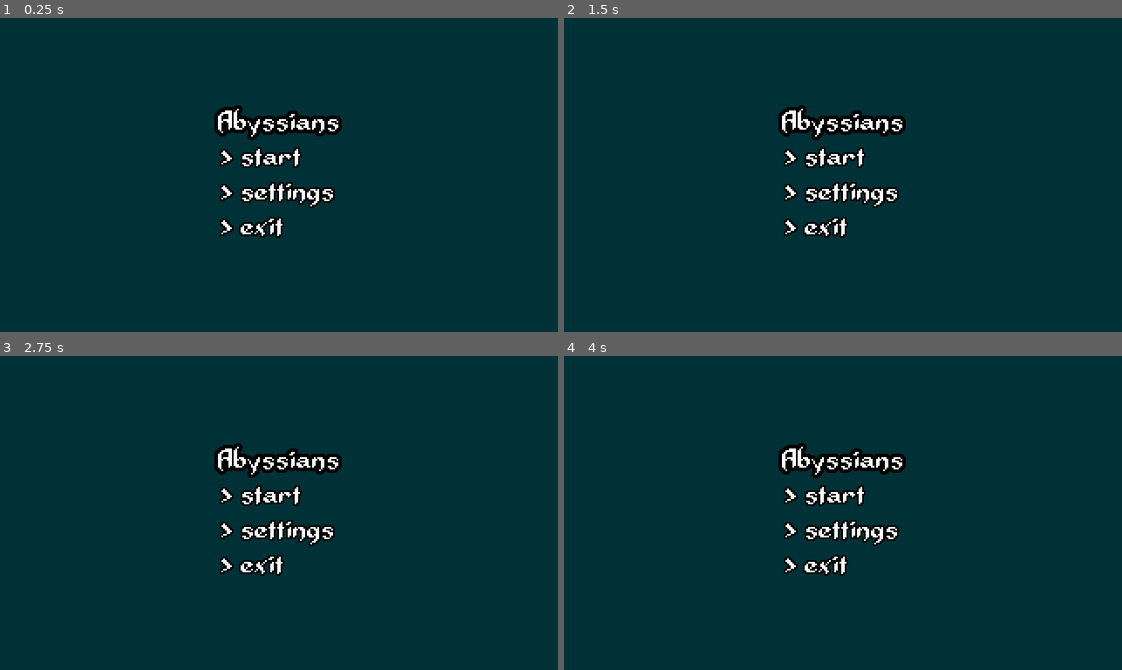
Above: before the commit, frames 1-4 (two rows, left to right).
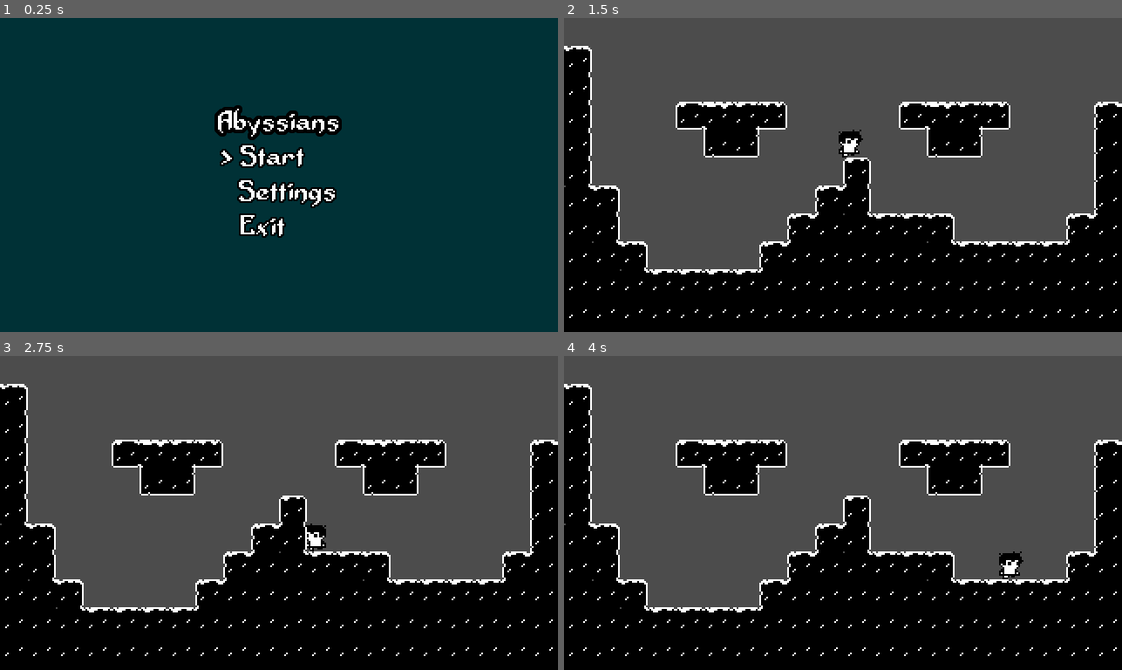
Above: after the commit, the same moments.

Repository: OortCloud42/abyssians
Game: Godot game, scene res://UI.tscn
Two runs of this game, one before a commit and one after it. Both use one fixed random seed, a clock stepped at 60 frames per second and the inputs below. This scene is started directly instead of the project's main scene.
Inputs:
- Up to frame 1 (0.25 s): no input
- Up to frame 2 (1.5 s): tap Enter (ui_accept) at 0.5, 0.6, 0.77, 1.07, 1.35 s; hold Right (ui_right) from 0.53 s (still down)
- Up to frame 3 (2.75 s): tap Enter (ui_accept) at 1.52, 1.82, 2.1 s; release Right (ui_right) at 2.03 s; hold Left (ui_left) from 2.03 s (still down)
- Up to frame 4 (4 s): release Left (ui_left) at 2.78 s; hold Right (ui_right) from 2.78 s (still down); tap Enter (ui_accept) at 2.85, 3.02, 3.32, 3.6, 3.77 s

The runs differ from the first frame. In frame 1, 1.6% of the frame differs, in the area x 39-61%, y 40-70%; in frame 2, 99%; in frame 3, 99%; in frame 4, 99%, in the area x 0-100%, y 0-100%.

Commit message:
Added backend for main menu

Diff:
--- /dev/null
+++ b/src/UI.gd
@@ -0,0 +1,45 @@
+extends Control
+
+const world = preload("res://World.tscn")
+
+onready var selector_start = $MainMenu/CenterContainer/VBoxContainer/CenterContainer2/VBoxContainer/CenterContainer/HBoxContainer/selector
+onready var selector_settings = $MainMenu/CenterContainer/VBoxContainer/CenterContainer2/VBoxContainer/CenterContainer2/HBoxContainer/selector
+onready var selector_exit = $MainMenu/CenterContainer/VBoxContainer/CenterContainer2/VBoxContainer/CenterContainer3/HBoxContainer/selector
+
+func _ready():
+	set_current_selection(0)
+
+func _process(delta):
+	if Input.is_action_just_pressed("ui_down") and current_selection < 2:
+		current_selection += 1
+		set_current_selection(current_selection)
+	if Input.is_action_just_pressed("ui_up") and current_selection > 0:
+		current_selection -= 1
+		set_current_selection(current_selection)
+
+	if Input.is_action_just_pressed("ui_accept"):
+		handle_selection(current_selection)
+
+func handle_selection(_current_selection):
+	match _current_selection:
+		0:
+			get_parent().add_child(world.instance())
+			queue_free()
+		1:
+			print("")
+		2:
+			get_tree().quit()
+
+var current_selection = 0
+
+func set_current_selection(_current_selection):
+	selector_start.text = ""
+	selector_settings.text = ""
+	selector_exit.text = ""
+	match _current_selection:
+		0:
+			selector_start.text = ">"
+		1:
+			selector_settings.text = ">"
+		2:
+			selector_exit.text = ">"
--- a/src/UI.tscn
+++ b/src/UI.tscn
@@ -1,6 +1,7 @@
-[gd_scene load_steps=4 format=2]
+[gd_scene load_steps=5 format=2]
 
 [ext_resource path="res://Adventurer.ttf" type="DynamicFontData" id=1]
+[ext_resource path="res://UI.gd" type="Script" id=2]
 
 [sub_resource type="DynamicFont" id=1]
 outline_size = 2
@@ -15,6 +16,7 @@
 [node name="Control" type="Control"]
 anchor_right = 1.0
 anchor_bottom = 1.0
+script = ExtResource( 2 )
 __meta__ = {
 "_edit_use_anchors_": false
 }
@@ -72,16 +74,17 @@
 }
 
 [node name="VBoxContainer" type="VBoxContainer" parent="MainMenu/CenterContainer/VBoxContainer/CenterContainer2"]
-margin_left = 2.0
-margin_right = 67.0
+margin_left = 1.0
+margin_right = 68.0
 margin_bottom = 56.0
 
 [node name="CenterContainer" type="CenterContainer" parent="MainMenu/CenterContainer/VBoxContainer/CenterContainer2/VBoxContainer"]
-margin_right = 65.0
+margin_right = 67.0
 margin_bottom = 16.0
 
 [node name="HBoxContainer" type="HBoxContainer" parent="MainMenu/CenterContainer/VBoxContainer/CenterContainer2/VBoxContainer/CenterContainer"]
-margin_right = 65.0
+margin_left = 1.0
+margin_right = 66.0
 margin_bottom = 16.0
 
 [node name="selector" type="Label" parent="MainMenu/CenterContainer/VBoxContainer/CenterContainer2/VBoxContainer/CenterContainer/HBoxContainer"]
@@ -97,15 +100,15 @@
 margin_bottom = 16.0
 rect_min_size = Vector2( 54, 0 )
 custom_fonts/font = SubResource( 2 )
-text = "start"
+text = "Start"
 
 [node name="CenterContainer2" type="CenterContainer" parent="MainMenu/CenterContainer/VBoxContainer/CenterContainer2/VBoxContainer"]
 margin_top = 20.0
-margin_right = 65.0
+margin_right = 67.0
 margin_bottom = 36.0
 
 [node name="HBoxContainer" type="HBoxContainer" parent="MainMenu/CenterContainer/VBoxContainer/CenterContainer2/VBoxContainer/CenterContainer2"]
-margin_right = 65.0
+margin_right = 67.0
 margin_bottom = 16.0
 
 [node name="selector" type="Label" parent="MainMenu/CenterContainer/VBoxContainer/CenterContainer2/VBoxContainer/CenterContainer2/HBoxContainer"]
@@ -117,18 +120,19 @@
 
 [node name="option" type="Label" parent="MainMenu/CenterContainer/VBoxContainer/CenterContainer2/VBoxContainer/CenterContainer2/HBoxContainer"]
 margin_left = 11.0
-margin_right = 65.0
+margin_right = 67.0
 margin_bottom = 16.0
 custom_fonts/font = SubResource( 2 )
-text = "settings"
+text = "Settings"
 
 [node name="CenterContainer3" type="CenterContainer" parent="MainMenu/CenterContainer/VBoxContainer/CenterContainer2/VBoxContainer"]
 margin_top = 40.0
-margin_right = 65.0
+margin_right = 67.0
 margin_bottom = 56.0
 
 [node name="HBoxContainer" type="HBoxContainer" parent="MainMenu/CenterContainer/VBoxContainer/CenterContainer2/VBoxContainer/CenterContainer3"]
-margin_right = 65.0
+margin_left = 1.0
+margin_right = 66.0
 margin_bottom = 16.0
 
 [node name="selector" type="Label" parent="MainMenu/CenterContainer/VBoxContainer/CenterContainer2/VBoxContainer/CenterContainer3/HBoxContainer"]
@@ -144,4 +148,4 @@
 margin_bottom = 16.0
 rect_min_size = Vector2( 54, 0 )
 custom_fonts/font = SubResource( 2 )
-text = "exit"
+text = "Exit"
